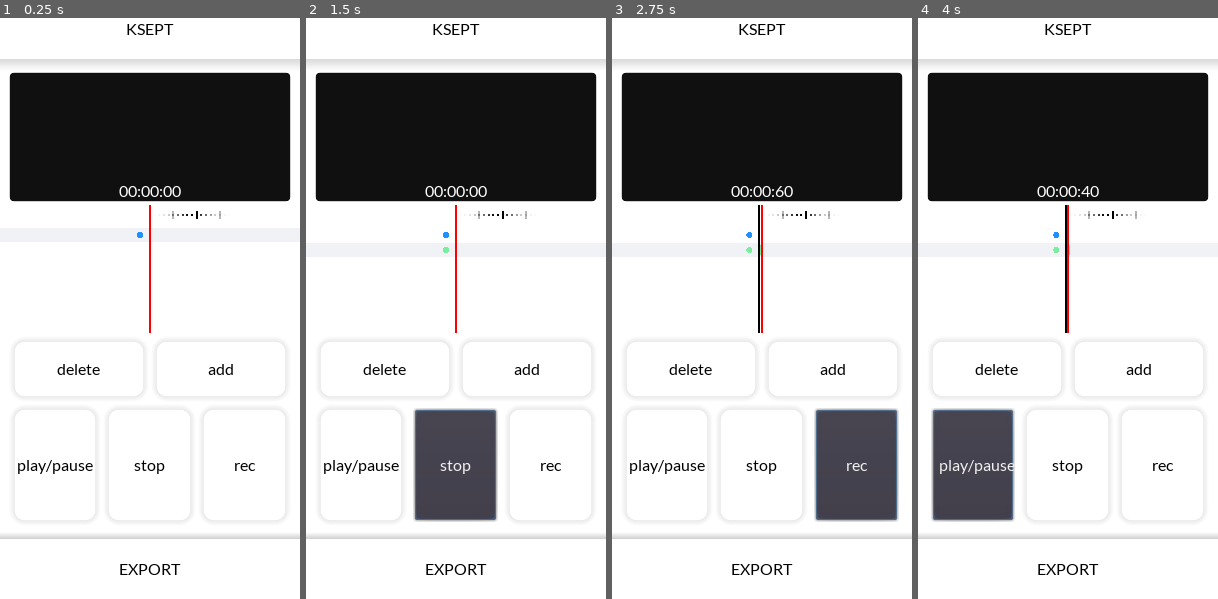
Above: before the commit, frames 1-4 (left to right).
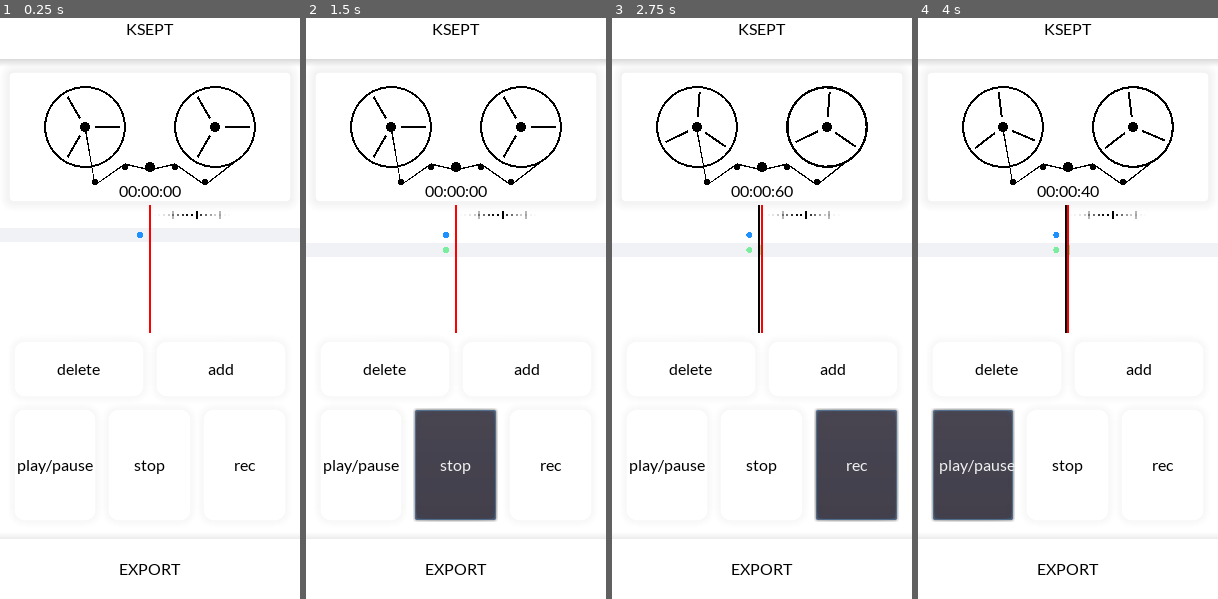
Above: after the commit, the same moments.

Repository: kahagino/ksept_recorder
Game: Godot game, scene res://scenes/main.tscn
Same seed, same stepped clock (60 frames per second), same inputs: the game is played once before the commit and once after it.
Inputs:
- Up to frame 1 (0.25 s): no input
- Up to frame 2 (1.5 s): click "add" at 0.5 s; click "stop" at 1.25 s
- Up to frame 3 (2.75 s): click "rec" at 2 s
- Up to frame 4 (4 s): click "EXPORT" at 2.75 s; click "play/pause" at 3.5 s

The runs differ from the first frame. In frame 1, 20% of the frame differs, in the area x 0-100%, y 9-90%; in frame 2, 20%; in frame 3, 20%; in frame 4, 20%.

Commit message:
✨ added k7 ui

Diff:
--- a/scenes/main.tscn
+++ b/scenes/main.tscn
@@ -7,16 +7,18 @@
 [ext_resource path="res://ui_components/tracks_ui.gd" type="Script" id=5]
 [ext_resource path="res://ui_components/K7Panel.gd" type="Script" id=7]
 
-[sub_resource type="StyleBoxFlat" id=1]
-bg_color = Color( 0.0627451, 0.0627451, 0.0627451, 1 )
+[sub_resource type="StyleBoxFlat" id=3]
+bg_color = Color( 1, 1, 1, 1 )
 corner_radius_top_left = 4
 corner_radius_top_right = 4
 corner_radius_bottom_right = 4
 corner_radius_bottom_left = 4
+shadow_color = Color( 0, 0, 0, 0.054902 )
+shadow_size = 11
 
 [sub_resource type="StyleBoxFlat" id=2]
 bg_color = Color( 1, 1, 1, 1 )
-shadow_color = Color( 0, 0, 0, 0.192157 )
+shadow_color = Color( 0, 0, 0, 0.0745098 )
 shadow_size = 7
 
 [node name="main" type="Control"]
@@ -97,9 +99,10 @@
 script = ExtResource( 7 )
 
 [node name="Panel" type="Panel" parent="VBoxContainer/Editor/VBoxContainer/TracksEditor/VBoxContainer/K7Panel"]
+show_behind_parent = true
 margin_right = 280.0
 margin_bottom = 128.0
-custom_styles/panel = SubResource( 1 )
+custom_styles/panel = SubResource( 3 )
 
 [node name="Label" type="Label" parent="VBoxContainer/Editor/VBoxContainer/TracksEditor/VBoxContainer/K7Panel"]
 margin_left = 109.0
@@ -108,8 +111,13 @@
 margin_bottom = 128.0
 size_flags_horizontal = 4
 size_flags_vertical = 8
-custom_colors/font_color = Color( 1, 1, 1, 1 )
 text = "00:00:00"
+
+[node name="AnimationTimer" type="Timer" parent="VBoxContainer/Editor/VBoxContainer/TracksEditor/VBoxContainer/K7Panel"]
+wait_time = 0.4
+
+[node name="Line2D" type="Line2D" parent="VBoxContainer/Editor/VBoxContainer/TracksEditor/VBoxContainer/K7Panel"]
+points = PoolVector2Array( 0, 0 )
 
 [node name="TracksUI" type="MarginContainer" parent="VBoxContainer/Editor/VBoxContainer/TracksEditor/VBoxContainer"]
 margin_top = 132.0
@@ -185,6 +193,7 @@
 rect_min_size = Vector2( 0, 60 )
 custom_styles/normal = SubResource( 2 )
 text = "EXPORT"
+[connection signal="timeout" from="VBoxContainer/Editor/VBoxContainer/TracksEditor/VBoxContainer/K7Panel/AnimationTimer" to="VBoxContainer/Editor/VBoxContainer/TracksEditor/VBoxContainer/K7Panel" method="_on_AnimationTimer_timeout"]
 [connection signal="gui_input" from="VBoxContainer/Editor/VBoxContainer/TracksEditor/VBoxContainer/TracksUI" to="VBoxContainer/Editor/VBoxContainer/TracksEditor/VBoxContainer/TracksUI" method="_on_TracksUI_gui_input"]
 [connection signal="resized" from="VBoxContainer/Editor/VBoxContainer/TracksEditor/VBoxContainer/TracksUI" to="VBoxContainer/Editor/VBoxContainer/TracksEditor/VBoxContainer/TracksUI" method="_on_TracksUI_resized"]
 [connection signal="pressed" from="VBoxContainer/ExportButton" to="AudioManager" method="_on_ExportButton_pressed"]
--- a/src/audio_manager.gd
+++ b/src/audio_manager.gd
@@ -47,7 +47,7 @@
 		track_manager.focus_previous()
 		emit_signal("tracks_updated")
 
-func move_cursor_from_gesture(relative_move:Vector2, speed:Vector2)->void:
+func move_cursor_from_gesture(relative_move:Vector2)->void:
 	if !is_playing():
 		if abs(relative_move.x) > deadzone_x:
 			cursor = lerp(cursor, cursor -relative_move.x, 0.06)
--- a/theme/theme_bright.tres
+++ b/theme/theme_bright.tres
@@ -8,13 +8,13 @@
 corner_radius_top_right = 10
 corner_radius_bottom_right = 10
 corner_radius_bottom_left = 10
-shadow_color = Color( 0, 0, 0, 0.0901961 )
-shadow_size = 6
+shadow_color = Color( 0, 0, 0, 0.0313726 )
+shadow_size = 8
 
 [sub_resource type="StyleBoxFlat" id=2]
 bg_color = Color( 1, 1, 1, 1 )
 shadow_color = Color( 0, 0, 0, 0.14902 )
-shadow_size = 12
+shadow_size = 8
 
 [sub_resource type="DynamicFont" id=3]
 use_filter = true
--- a/ui_components/K7Panel.gd
+++ b/ui_components/K7Panel.gd
@@ -1,23 +1,68 @@
 extends MarginContainer
 
+export var chrono_font:DynamicFont
 
-export var chrono_font:DynamicFont
+var center:Vector2 = rect_size / 2
+enum tube_type {IN, OUT}
+var cursor_angle:float
+var tape_points:PoolVector2Array
 
 func _ready():
 	Global.audio_manager.connect("cursor_updated", self, "_on_cursor_updated")
 
+func _draw():
+	var left_tube_pos = center + Vector2(-65, -10)
+	var right_tube_pos = center + Vector2(+65, -10)
+	var lecture_head_pos = center + Vector2(0, 30)
+
+	var left_full_puller = center + Vector2(-55, 45)
+	var left_puller = center + Vector2(-25, 30)
+	var right_puller = center + Vector2(25, 30)
+	var right_full_puller = center + Vector2(55, 45)
+
+	draw_circle(left_full_puller, 3.0, Color.black)
+	draw_circle(left_puller, 3.0, Color.black)
+	draw_circle(right_puller, 3.0, Color.black)
+	draw_circle(right_full_puller, 3.0, Color.black)
+
+	_draw_tube(left_tube_pos, cursor_angle, tube_type.IN)
+	_draw_tube(right_tube_pos, cursor_angle, tube_type.OUT)
+	_draw_lecture_head(lecture_head_pos)
+	tape_points = [
+		left_tube_pos + Vector2(-cursor_angle, 0).rotated(-0.02 * cursor_angle),
+		left_full_puller + Vector2(0, 3),
+		left_puller  + Vector2(0, -3),
+		lecture_head_pos + Vector2(0, 3),
+		right_puller + Vector2(0, -3),
+		right_full_puller  + Vector2(0, 3),
+		right_tube_pos + Vector2(40.0 - cursor_angle, 0).rotated(0.02 * (40.0 - cursor_angle))
+	]
+	_draw_tape(tape_points)
+
+func _draw_tube(pos:Vector2, angle:float, tube_type_arg)->void:
+	draw_circle(pos, 5.0, Color.black)
+	draw_arc(pos, 40.0, 0, 2*PI, 32, Color.black, 2.0)
+	if tube_type_arg == tube_type.IN:
+		draw_arc(pos, cursor_angle, 0, 2*PI, 32, Color.black, 1.5)
+	else:
+		draw_arc(pos, 40.0 - cursor_angle, 0, 2*PI, 32, Color.black, 1.5)
+
+	var da = 2*PI / 3
+	for i in range(3):
+		var start_point = Vector2(10, 0).rotated(angle + i * da)
+		var end_point = Vector2(35, 0).rotated(angle + i * da)
+		draw_line(pos + start_point, pos + end_point, Color.black, 2.0)
+
+func _draw_lecture_head(pos:Vector2)->void:
+	draw_circle(pos, 5.0, Color.black)
+
+func _draw_tape(points:PoolVector2Array)->void:
+	draw_polyline(points, Color.black, 1.5)
+
 func _on_cursor_updated()->void:
 	$Label.text = _get_chrono_text()
-
-func _draw_clock_text(text:String, pos:Vector2)->FuncRef:
-	var string_size = chrono_font.get_string_size(text)/2
-	var center_offset = Vector2(-string_size.x, -string_size.y)
-	return draw_string(
-		chrono_font,
-		center_offset + pos,
-		text,
-		Color.white
-		)
+	cursor_angle = Global.get_cursor_pos()
+	update()
 
 func _get_chrono_text()->String:
 	var cursor_pos:float = Global.get_cursor_pos()
@@ -28,3 +73,10 @@
 	var secs_str = "%02d" % secs
 	var millis_str = "%0-2d" % millis
 	return mins_str + ":" + secs_str + ":" + millis_str
+
+
+
+func _on_AnimationTimer_timeout():
+	pass
+	#angle +=1
+	#update()
--- a/ui_components/tracks_ui.gd
+++ b/ui_components/tracks_ui.gd
@@ -10,9 +10,6 @@
 func _ready()->void:
 	Global.audio_manager.connect("tracks_updated", self, "_on_tracks_updated")
 	Global.audio_manager.connect("cursor_updated", self, "_on_cursor_updated")
-
-func _input(event):
-	pass
 
 func _draw()->void:
 	_draw_focused_track(Global.get_focused_track_index())
@@ -147,7 +144,7 @@
 
 func _on_TracksUI_gui_input(event):
 	if event is InputEventScreenDrag:
-		Global.audio_manager.move_cursor_from_gesture(event.relative, event.speed)
+		Global.audio_manager.move_cursor_from_gesture(event.relative)
 		Global.audio_manager.move_focused_track_from_gesture(event.speed)
 	if event is InputEventScreenTouch:
 		Global.audio_manager.check_released_for_next_focus(event.pressed)
